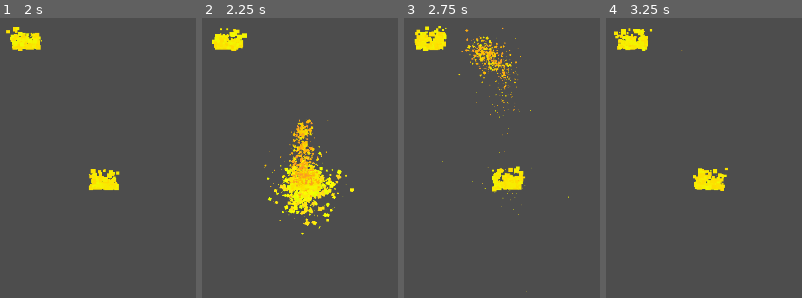
Above: before the commit, frames 1-4 (left to right).
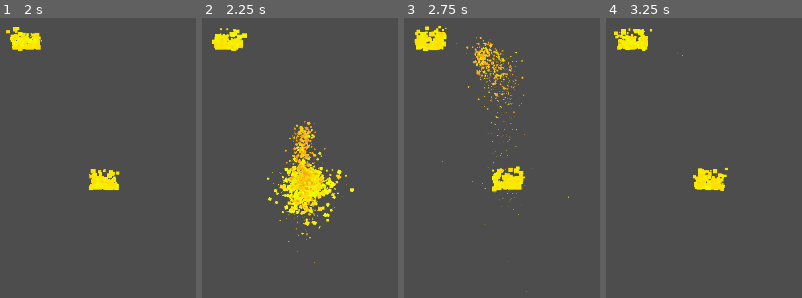
Above: after the commit, the same moments.

Repository: Someoneyeeting/Rise-From-the-Ashes
Game: Godot game, scene res://node_2d.tscn
The game is run twice, just before and just after one commit, with the same random seed, the same clock (stepped at 60 frames per second) and the same inputs.
Inputs:
- Up to frame 1 (2 s): hold D (right) from 0.53 s (still down); tap Space (rise) at 0.6, 1.35 s; tap W (up) at 0.77, 1.52 s
- Up to frame 2 (2.25 s): release D (right) at 2.03 s; hold A (left) from 2.03 s (still down); tap Space (rise) at 2.1 s
- Up to frame 3 (2.75 s): keep holding A (left)
- Up to frame 4 (3.25 s): release A (left) at 2.78 s; hold D (right) from 2.78 s (still down); tap Space (rise) at 2.85 s; tap W (up) at 3.02 s

Frame 1 is identical in both runs. In frame 2, 2.3% of the frame differs, in the area x 31-67%, y 36-88%; in frame 3, 2.3%, in the area x 26-65%, y 3-88%; in frame 4, less than 0.1%.

Commit message:
fire tweaks

Diff:
--- a/player.tscn
+++ b/player.tscn
@@ -18,8 +18,9 @@
 angle_max = 720.0
 inherit_velocity_ratio = 2.785
 direction = Vector3(0, 1, 0)
-spread = 180.0
-initial_velocity_max = 322.58
+spread = 7.872
+initial_velocity_min = 145.16
+initial_velocity_max = 467.74
 angular_velocity_min = -255.48
 angular_velocity_max = 193.55
 gravity = Vector3(0, 98, 0)
@@ -30,9 +31,10 @@
 hue_variation_min = -0.09
 hue_variation_max = 0.08
 turbulence_enabled = true
-turbulence_noise_strength = 12.84
-turbulence_noise_scale = 3.113
-turbulence_noise_speed_random = 4.0
+turbulence_noise_strength = 1.25
+turbulence_noise_scale = 0.482
+turbulence_noise_speed = Vector3(2.525, 1.055, 0)
+turbulence_noise_speed_random = 0.5
 turbulence_influence_min = 0.0
 turbulence_influence_max = 1.0
 turbulence_initial_displacement_min = 1.49012e-06
